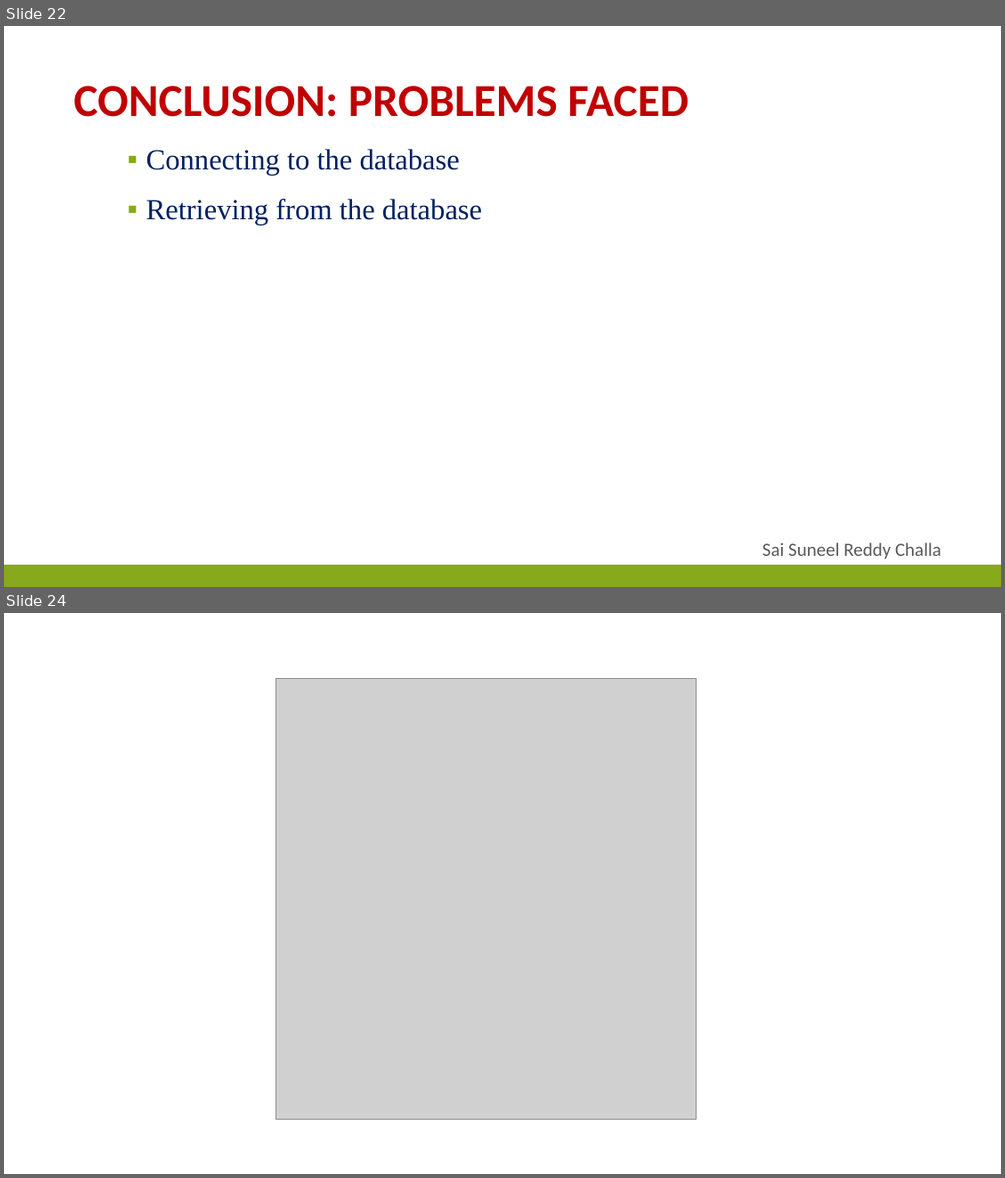
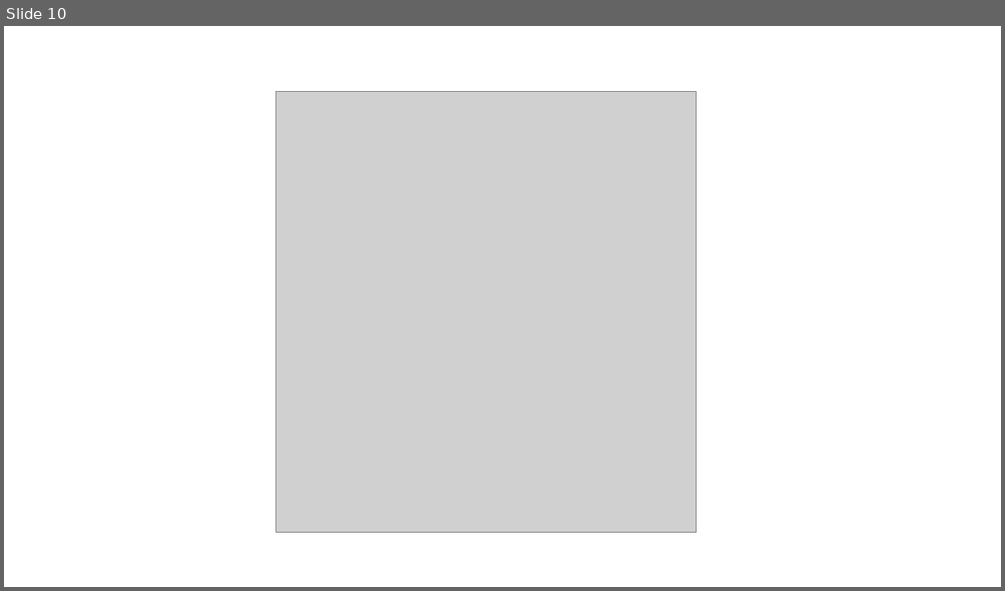
Before and after one commit to SahithyaVuppala/Inventory-System, a slide deck: InventorySystem-FinalPresentation.pptx. Shown one above the other, each under a label of ours: slides 22 and 24 before the commit, slide 10 after it; the slides between them are not shown. The pictures are 1005x1178 and 1005x591 pixels, drawn with LibreOffice and Linux fonts; fonts in the diff are those of the drawing; grey boxes stand for pictures. Boxes give left, top, right and bottom in pixels: in the first picture for what was removed or moved away, otherwise in the second. Text is boxed around its words. In the diff, an @@ line names an element or a change of style, - is before the commit and + after.

```diff
--- a/InventorySystem-FinalPresentation.pptx
+++ b/InventorySystem-FinalPresentation.pptx
@@ slide 22 removed at bbox=[4, 26, 1001, 587], background #FFFFFF @@
@@ title removed at bbox=[73, 86, 688, 117] @@
-CONCLUSION: PROBLEMS FACED
@@ text removed at bbox=[146, 149, 482, 225] @@
-▪ Connecting to the database
-▪ Retrieving from the database
@@ text removed at bbox=[762, 542, 941, 559] @@
-Sai Suneel Reddy Challa
@@ rectangle removed at bbox=[4, 564, 1001, 587] @@
@@ what was slide 24 is now slide 10 @@
```
Also in this commit, not shown: 8 slides changed, 1 slide added, 14 other slides removed.
